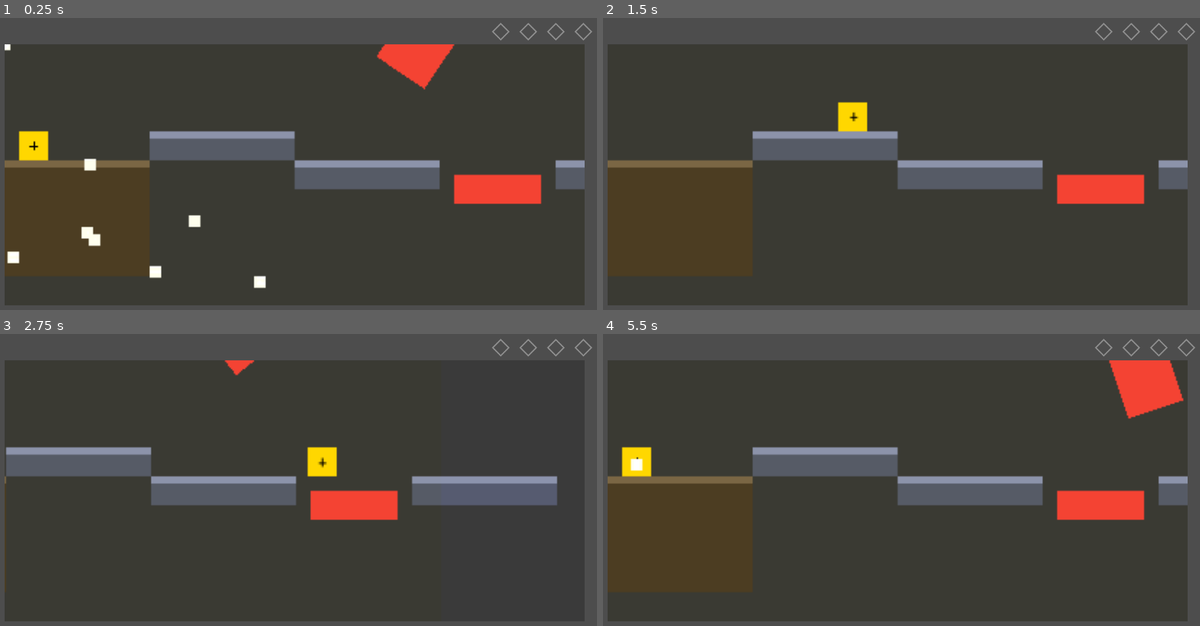
Above: before the commit, frames 1-4 (two rows, left to right).
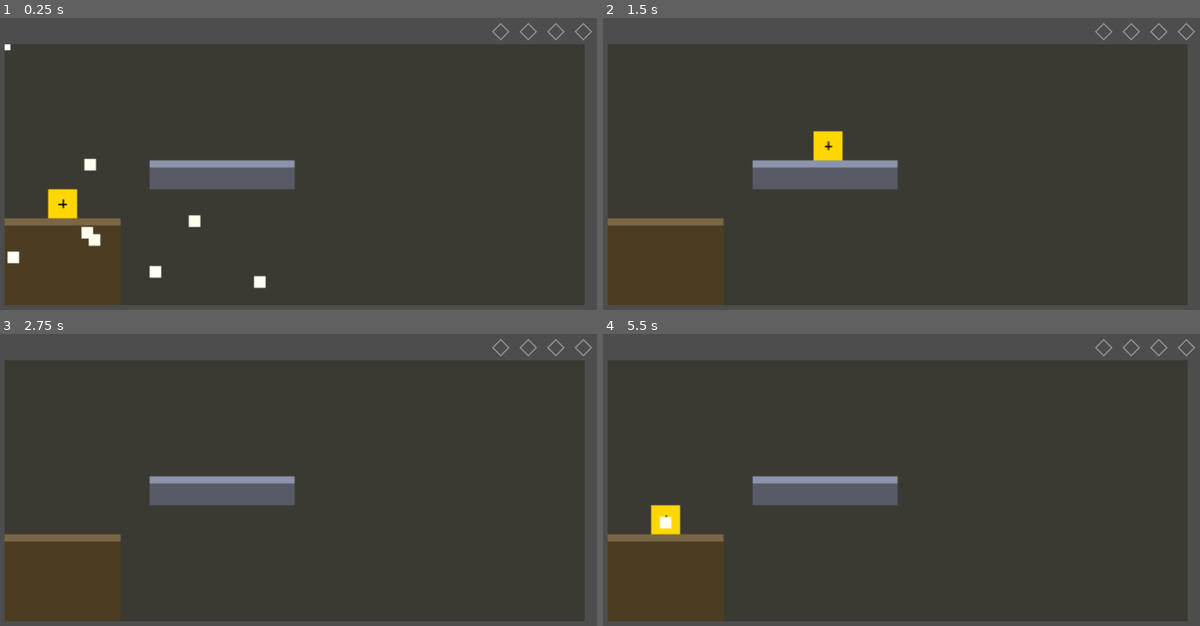
Above: after the commit, the same moments.

Repository: qing99half/momat20
Game: Godot game, scene res://src/MainGame.tscn
Two runs of this game, one before a commit and one after it. Both use one fixed random seed, a clock stepped at 60 frames per second and the inputs below. Sound files missing from this copy of the repository are replaced by a short silence.
Inputs (mouse positions are in pixels of both pictures, inside the frame that each line leads up to):
- Up to frame 1 (0.25 s): no input
- Up to frame 2 (1.5 s): tap Enter (ui_accept) at 0.5, 0.77 s; move the mouse to (1032, 158) at 0.52 s; hold Right (ui_right) 0.53-1.25 s; tap Delete at 0.6 s; click (1032, 158) at 0.67 s; drag from (776, 193) to (1098, 190) at 1.27 s
- Up to frame 3 (2.75 s): move the mouse to (358, 415) at 2.02 s; hold Right (ui_right) from 2.03 s (still down); tap Space at 2.1 s
- Up to frame 4 (5.5 s): release Right (ui_right) at 2.75 s; drag from (865, 561) to (710, 439) at 2.77 s; move the mouse to (1080, 544) at 3.52 s; hold Left (ui_left) 3.53-4.25 s; tap Q at 3.6 s; tap Enter (ui_accept) at 3.77 s; drag from (710, 439) to (1098, 506) at 4.27 s; move the mouse to (931, 491) at 5.02 s; hold Down (ui_down) from 5.03 s (still down); tap 2 at 5.1 s; click (931, 491) at 5.17 s

The runs differ from the first frame. In frame 1, 13% of the frame differs, in the area x 0-98%, y 8-72%; in frame 2, 11%; in frame 3, 7.7%; in frame 4, 13%.

Commit message:
回滚:相机右边界恢复随布局末端扩展(最右模块+半屏200px),不设2600硬顶;保留背景缺失守卫

Diff:
--- a/levels/ch1_lv1.json
+++ b/levels/ch1_lv1.json
@@ -4,64 +4,28 @@
   "level_id": "ch1_lv1",
   "modules": [
     {
-      "id": "ground_h5",
+      "id": "ground_h4",
       "params": {
-        "h": 4.0,
+        "h": 4,
         "style": "ground",
-        "w": 5.0
+        "w": 4
       },
       "px": 0.0,
-      "py": 80.0
+      "py": 120.0
     },
     {
       "id": "spawn",
       "params": {},
-      "px": 20.0,
-      "py": 80.0
-    },
-    {
-      "id": "bottle",
-      "params": {},
       "px": 40.0,
-      "py": -160.0
+      "py": 120.0
     },
     {
       "id": "platform_h5",
       "params": {
-        "h": 1.0,
-        "w": 5.0
+        "h": 1,
+        "w": 5
       },
       "px": 100.0,
-      "py": 60.0
-    },
-    {
-      "id": "platform_h5",
-      "params": {
-        "h": 1.0,
-        "w": 5.0
-      },
-      "px": 200.0,
-      "py": 80.0
-    },
-    {
-      "id": "washboard",
-      "params": {},
-      "px": 340.0,
-      "py": 100.0
-    },
-    {
-      "id": "pendulum",
-      "params": {},
-      "px": 340.0,
-      "py": -80.0
-    },
-    {
-      "id": "platform_h5",
-      "params": {
-        "h": 1.0,
-        "w": 5.0
-      },
-      "px": 380.0,
       "py": 80.0
     }
   ]
--- a/src/levels/LevelLoader.gd
+++ b/src/levels/LevelLoader.gd
@@ -25,10 +25,12 @@
 		root.add_child(_make_parallax(bg_far, bg_mid))
 
 	var spawn := DEFAULT_SPAWN
+	var max_x := 400.0  # 相机右边界=最右模块+余量(半屏200px),随布局扩展不设硬顶
 
 	for m in data.get("modules", []):
 		var id: String = m.get("id", "")
 		var pos := Vector2(m.get("px", 0.0), m.get("py", 0.0))
+		max_x = maxf(max_x, pos.x + 200.0)
 		if id == "spawn":
 			spawn = pos
 			continue
@@ -39,13 +41,13 @@
 		node.name = "%s_%d_%d" % [id, int(pos.x), int(pos.y)]
 		root.add_child(node)
 
-	# 玩家;相机右边界全局固定=关卡规格130格×20px(阻-02:所有关同一基准,不随内容多少变化)
+	# 玩家;相机右边界跟随布局末端(阻-02:按实际布局+半屏微调,不留地图外空白,也不设上限)
 	var player := (load(PLAYER_SCENE) as PackedScene).instantiate()
 	player.position = spawn
 	root.add_child(player)
 	var cam := player.get_node_or_null("Camera2D") as Camera2D
 	if cam:
-		cam.limit_right = 2600
+		cam.limit_right = int(max_x)
 
 	# Conductor 节拍器(任务3):挂关卡根,MainGame 进场后播 M1,全关陷阱按 120BPM 对拍
 	# 动态加载:静态引用会把 Conductor 拉进启动编译链,看不到 autoload(EventBus)
--- a/tools/test_level_loader.gd
+++ b/tools/test_level_loader.gd
@@ -44,8 +44,8 @@
 		if traps != 3:
 			failures.append("Area2D模块数=%d,期望3" % traps)
 		var cam := player.get_node("Camera2D") as Camera2D if player else null
-		if cam and cam.limit_right != 2600:
-			failures.append("相机右边界应全局固定2600,实得: %d" % cam.limit_right)
+		if cam and cam.limit_right < 1250:
+			failures.append("相机右边界未扩展: %d" % cam.limit_right)
 
 	if failures.is_empty():
 		print("[装载器] PASS")
